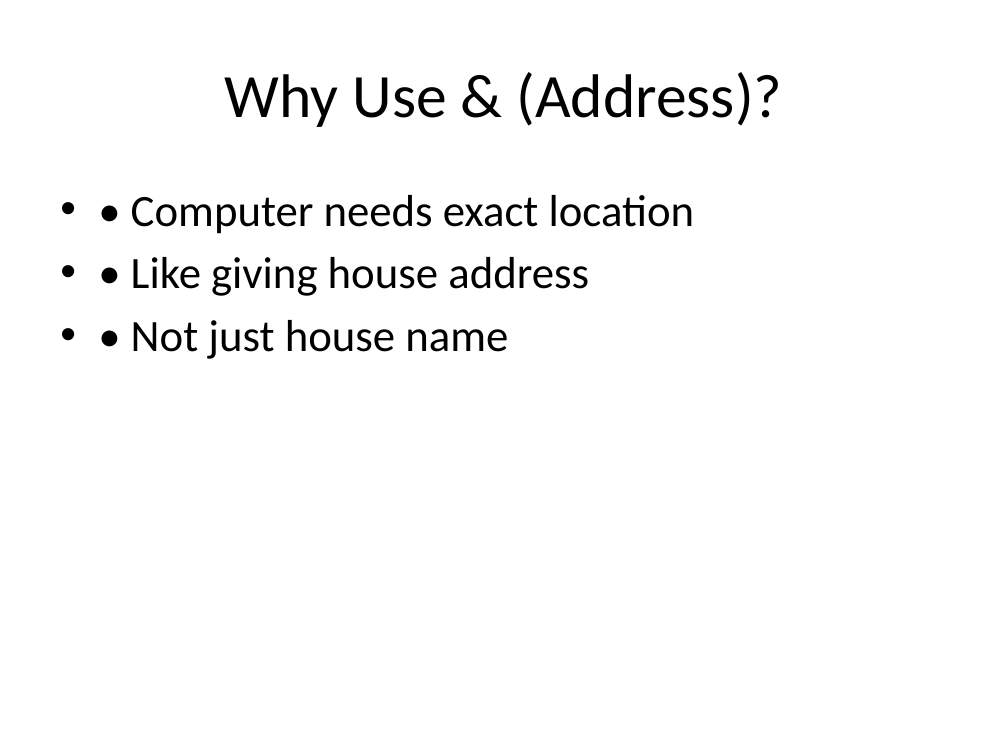
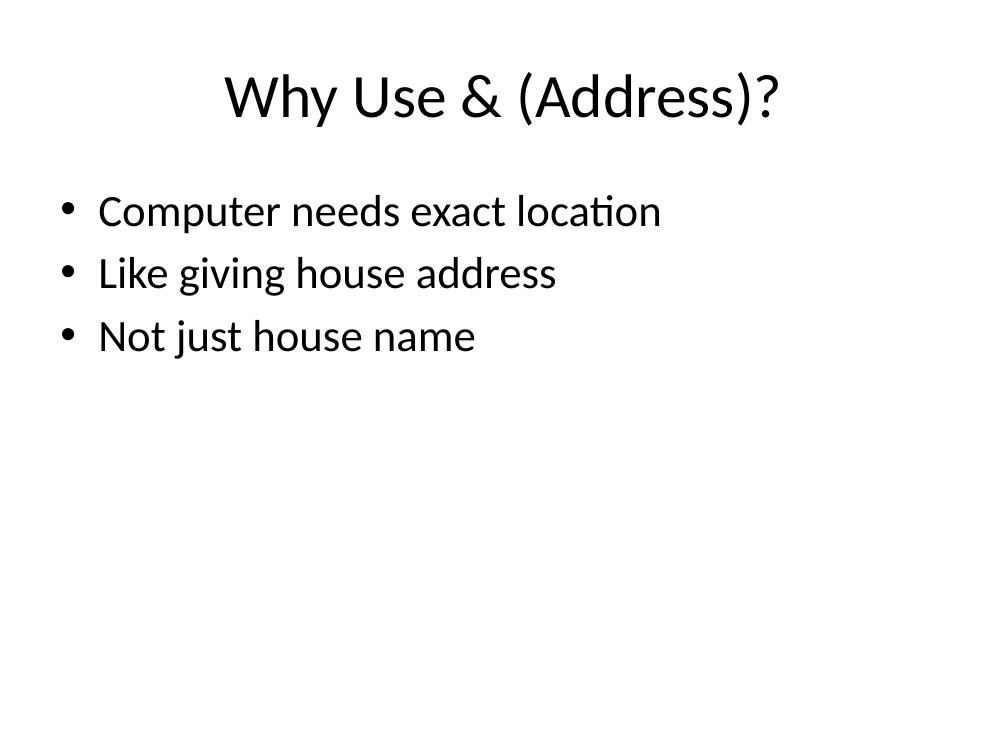
Before and after one commit to nagendra571/C, a slide deck: slide 7 of C Class/docs/Level_1__Lesson_7_scanf_Input.pptx. Drawn at 1008x756 pixels with LibreOffice and Linux fonts; fonts in the diff are those of the drawing. Boxes give left, top, right and bottom in pixels: in the first picture for what was removed or moved away, otherwise in the second. Text is boxed around its words. In the diff, an @@ line names an element or a change of style, - is before the commit and + after.

```diff
--- a/C Class/docs/Level_1__Lesson_7_scanf_Input.pptx
+++ b/C Class/docs/Level_1__Lesson_7_scanf_Input.pptx
@@ text at bbox=[98, 195, 662, 359]: text changed @@
-• • Computer needs exact location
-• • Like giving house address
-• • Not just house name
+• Computer needs exact location
+• Like giving house address
+• Not just house name
```
Also in this commit, not shown: 7 other slides changed, 3 other files.
